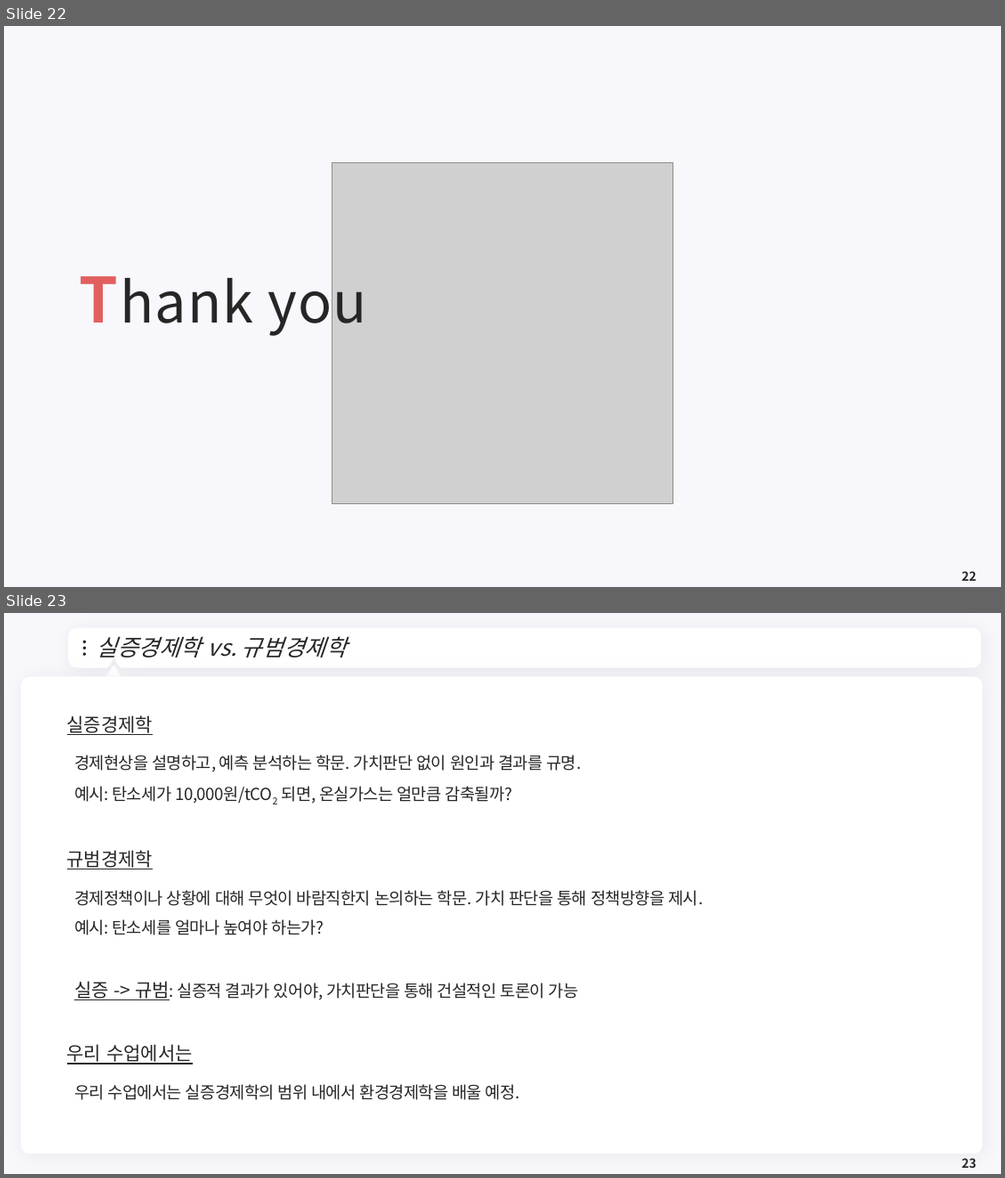
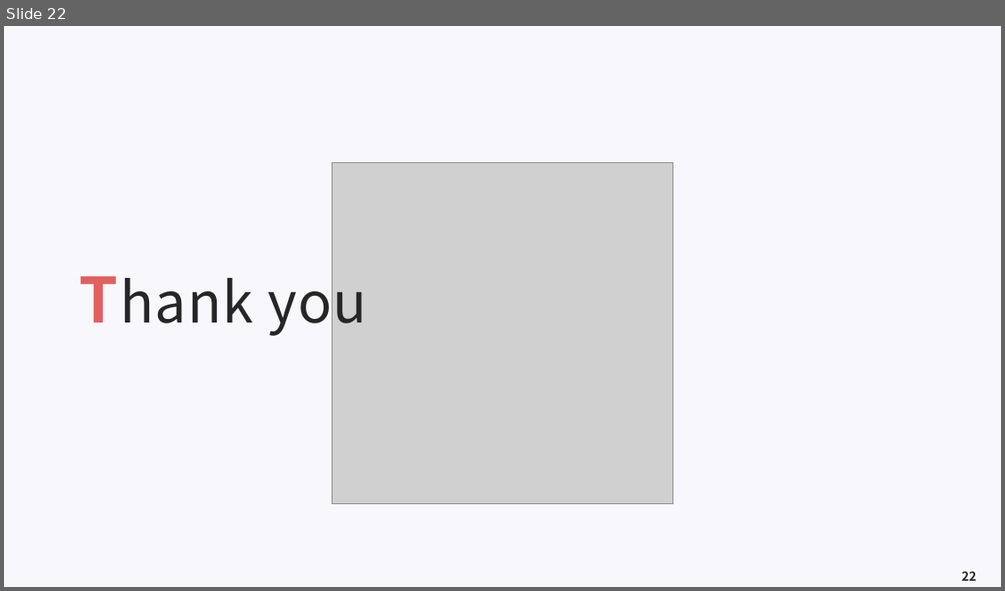
Before and after one commit to meandthey/Teaching, a slide deck: 환경경제학/2026-1/환경경제학_Chapter_02.pptx. Shown one above the other, each under a label of ours: slides 22 and 23 before the commit, slide 22 after it. The pictures are 1005x1178 and 1005x591 pixels, drawn with LibreOffice and Linux fonts; fonts in the diff are those of the drawing; grey boxes stand for pictures; background and template pictures are left out. Boxes give left, top, right and bottom in pixels: in the first picture for what was removed or moved away, otherwise in the second. Text is boxed around its words. In the diff, an @@ line names an element or a change of style, - is before the commit and + after.

```diff
--- a/환경경제학/2026-1/환경경제학_Chapter_02.pptx
+++ b/환경경제학/2026-1/환경경제학_Chapter_02.pptx
@@ slide 23 removed at (4,613,1001,1174), background #F8F7FC @@
@@ freeform shape removed at (72,632,978,665) @@
@@ title removed at (97,636,347,657) @@
-실증경제학 vs. 규범경제학
@@ ellipse removed at (83,641,86,643) @@
@@ ellipse removed at (83,647,86,649) @@
@@ ellipse removed at (83,653,86,656) @@
@@ freeform shape removed at (957,643,966,654) @@
@@ rounded rectangle removed at (21,676,983,1153) @@
@@ triangle removed at (105,667,122,682) @@
@@ text removed at (67,715,703,1100) @@
-실증경제학
-경제현상을 설명하고, 예측 분석하는 학문. 가치판단 없이 원인과 결과를 규명.
-예시: 탄소세가 10,000원/tCO2 되면, 온실가스는 얼만큼 감축될까?
-규범경제학
-경제정책이나 상황에 대해 무엇이 바람직한지 논의하는 학문. 가치 판단을 통해 정책방향을 제시.
-예시: 탄소세를 얼마나 높여야 하는가?
-실증 -> 규범: 실증적 결과가 있어야, 가치판단을 통해 건설적인 토론이 가능
-우리 수업에서는
-우리 수업에서는 실증경제학의 범위 내에서 환경경제학을 배울 예정.
@@ page number removed at (962,1158,976,1167) @@
-23
```
Also in this commit, not shown: 1 slide changed, 10 other slides removed, 5 other files.
